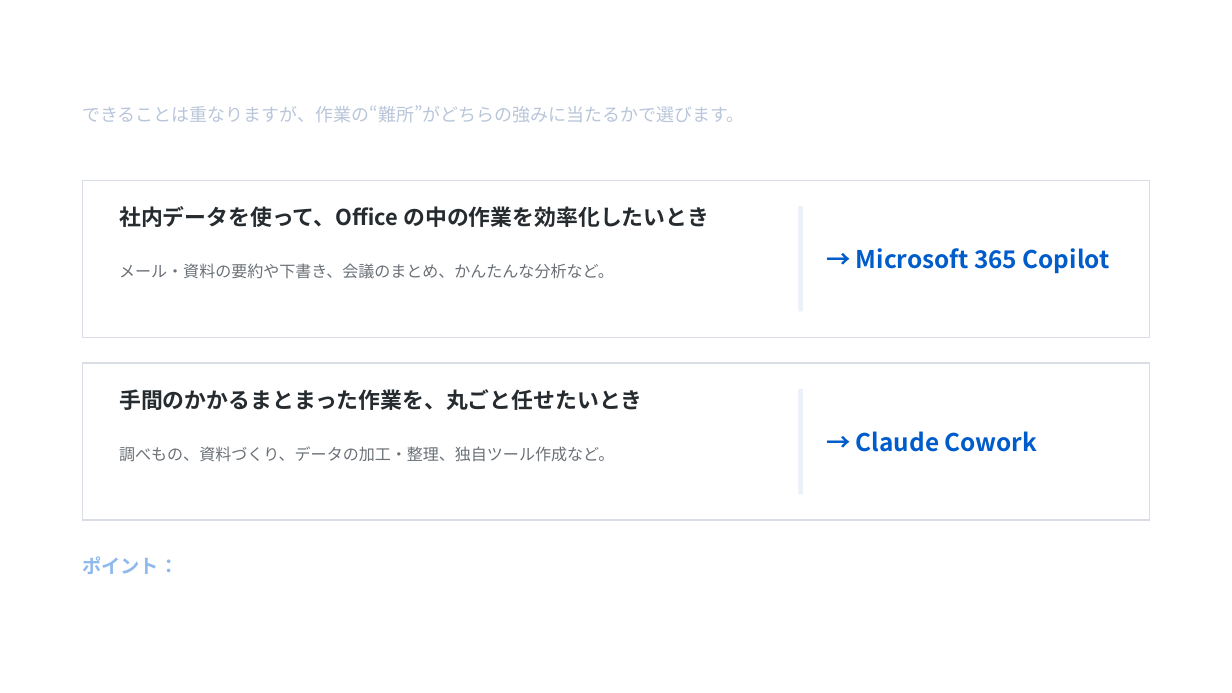
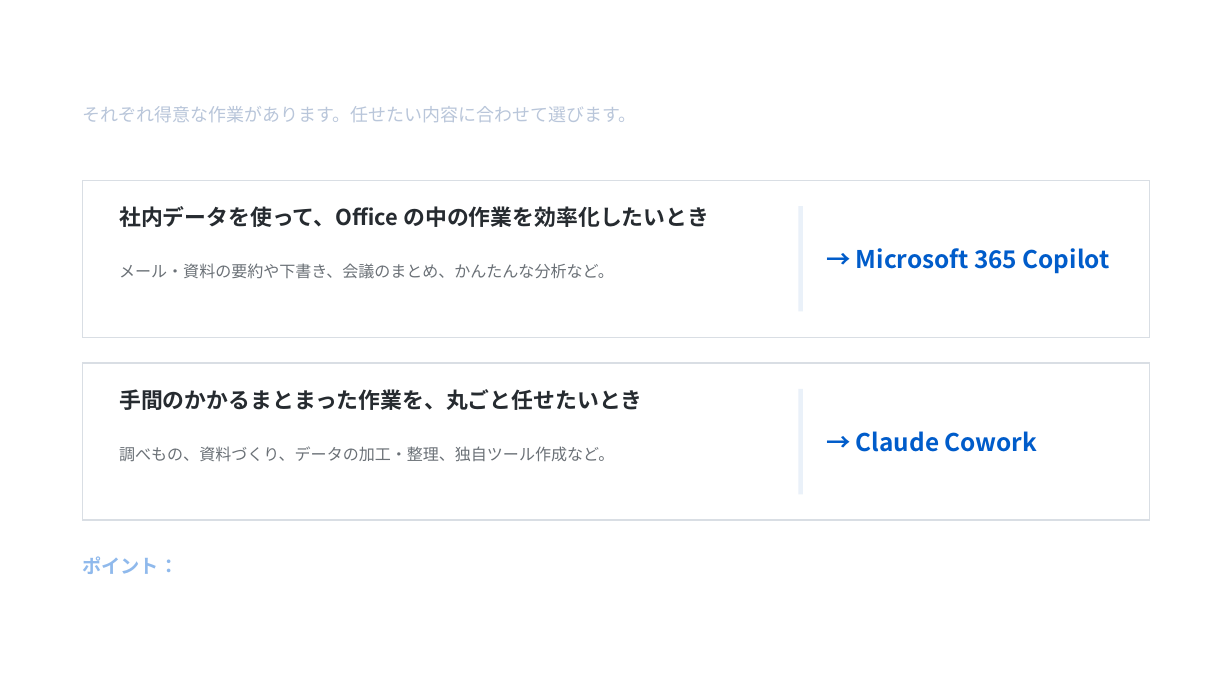
Before and after one commit to ctc-itkr/claude-hands-on, a slide deck: slide 3 of 配布/Copilot_Cowork_かんたん比較.pptx. Drawn at 1232x693 pixels with LibreOffice and Linux fonts; fonts in the diff are those of the drawing; background and template pictures are left out. Boxes give left, top, right and bottom in pixels: in the first picture for what was removed or moved away, otherwise in the second. Text is boxed around its words. In the diff, an @@ line names an element or a change of style, - is before the commit and + after.

```diff
--- a/配布/Copilot_Cowork_かんたん比較.pptx
+++ b/配布/Copilot_Cowork_かんたん比較.pptx
@@ text at [82, 106, 636, 122]: text changed @@
-できることは重なりますが、作業の“難所”がどちらの強みに当たるかで選びます。
+それぞれ得意な作業があります。任せたい内容に合わせて選びます。
```
Also in this commit, not shown: 2 other slides changed.
